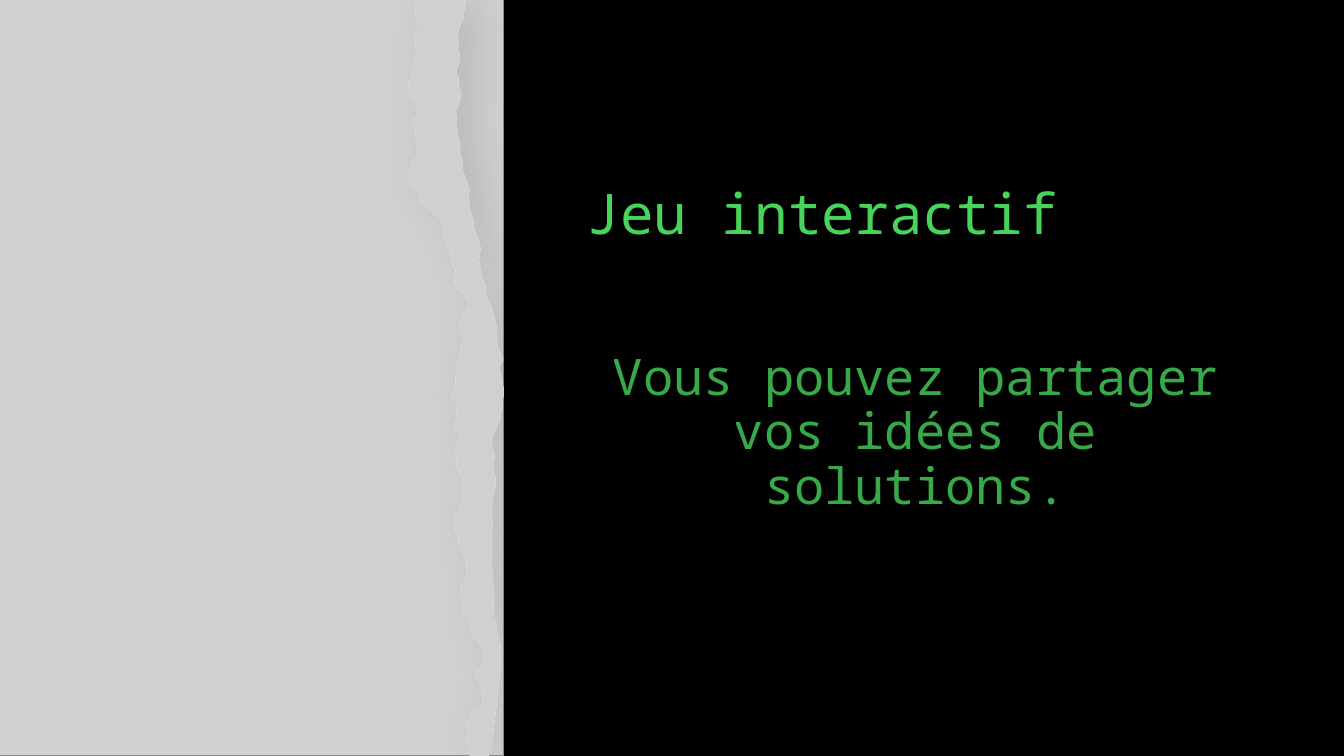
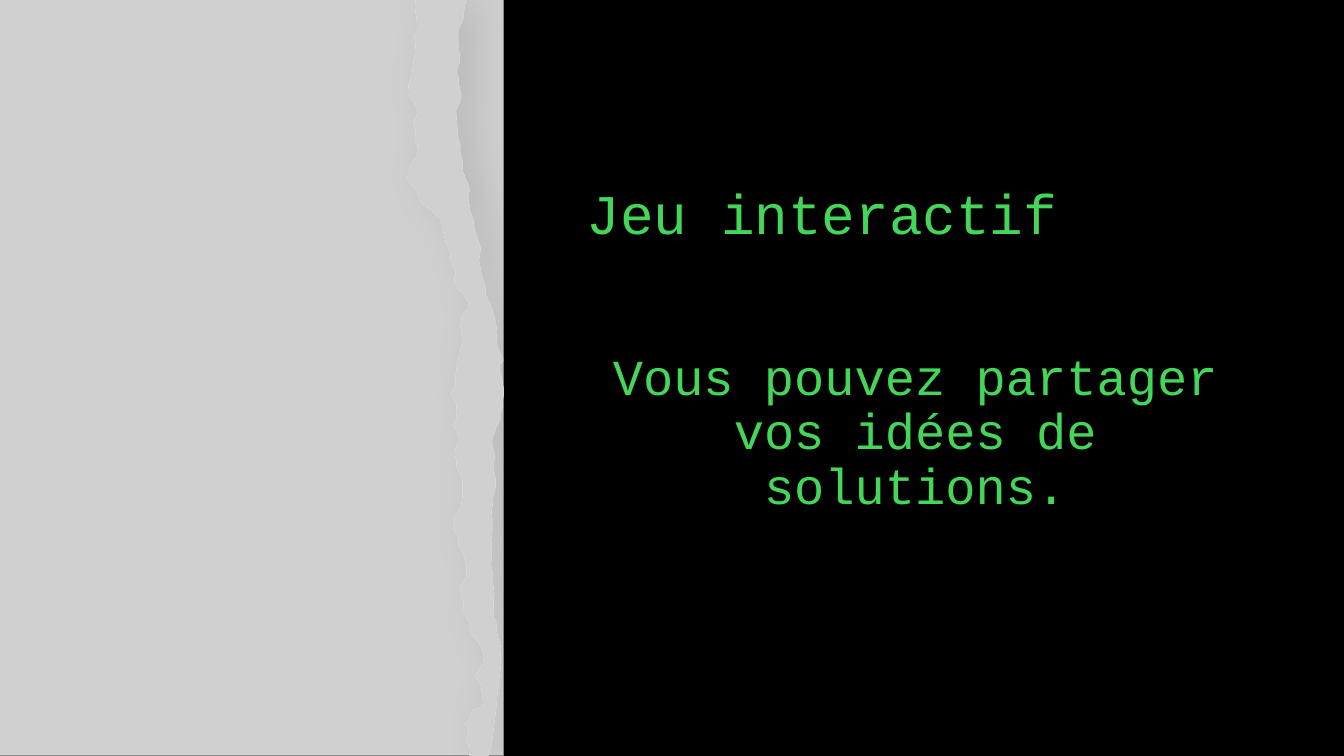
Before and after one commit to Fafishyle/Jeu_domaine_seccuritee, a slide deck: slide 6 of Slide_jeu.pptx. Drawn at 1344x756 pixels with LibreOffice and Linux fonts; fonts in the diff are those of the drawing; grey boxes stand for pictures. Boxes give left, top, right and bottom in pixels: in the first picture for what was removed or moved away, otherwise in the second. Text is boxed around its words. In the diff, an @@ line names an element or a change of style, - is before the commit and + after.

```diff
--- a/Slide_jeu.pptx
+++ b/Slide_jeu.pptx
@@ title "Jeu interactif" at [587, 194, 1057, 235]: font Noto Sans Mono to Courier New, text colour #47D45A to #43D658 @@
@@ text "Vous pouvez partager vos idées ..." at [613, 361, 1218, 505]: font Noto Sans Mono to Courier New, text colour #47D45A at 80% opacity to #43D658; less space between paragraphs @@
```
Also in this commit, not shown: 6 other slides changed, 1 slide added, 2 other files.
